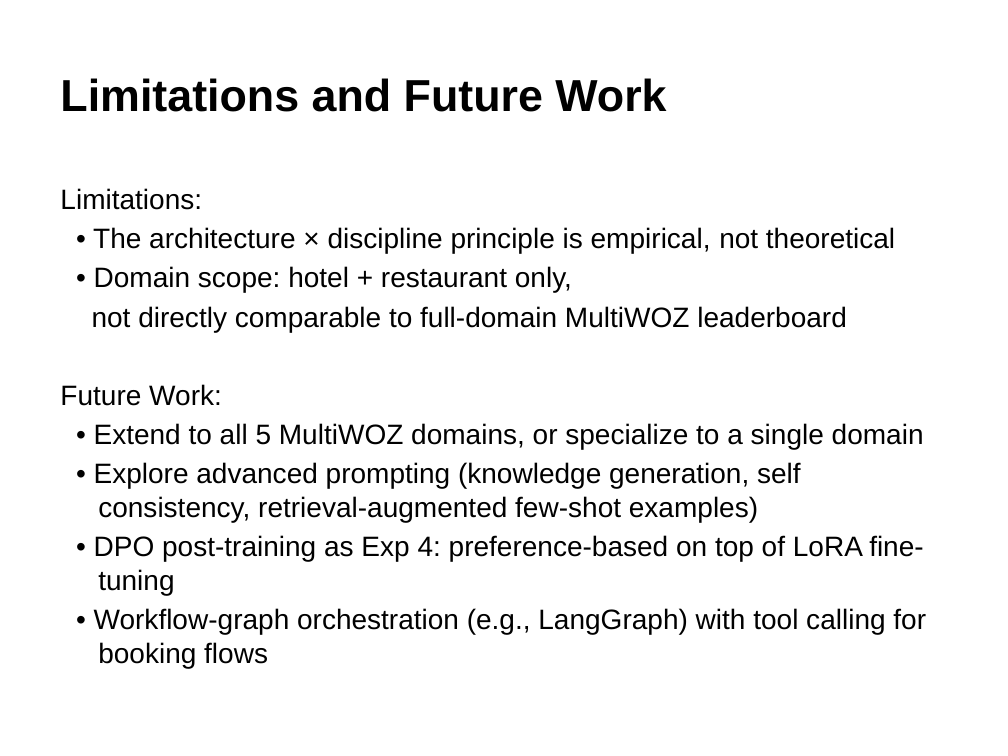
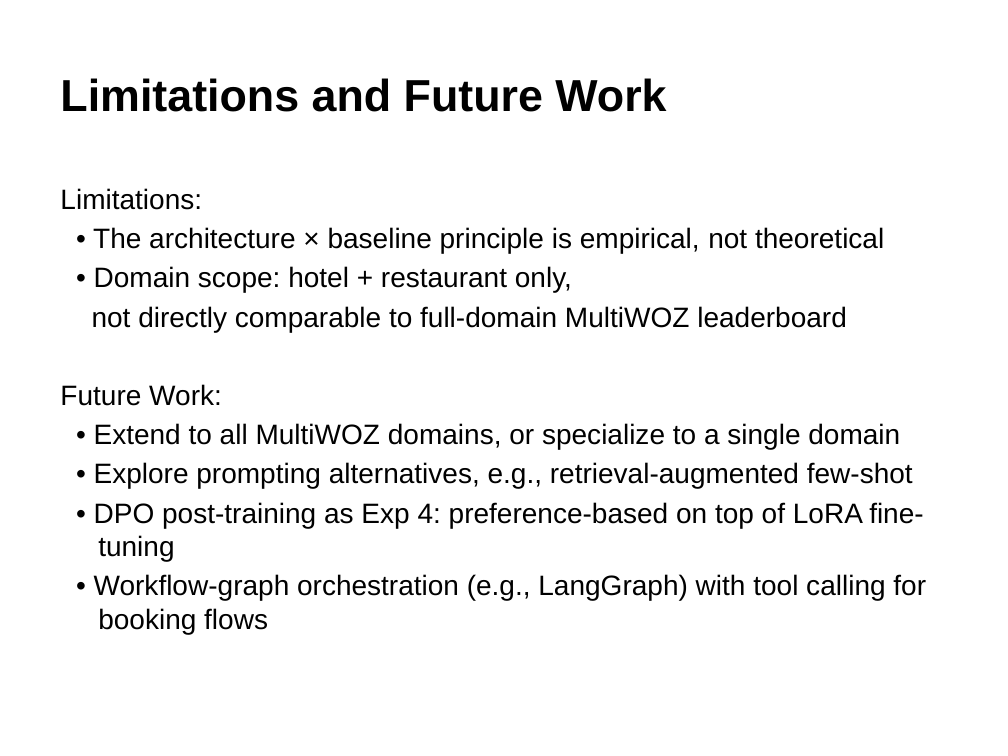
Before and after one commit to GiX007/mlp4cs, a slide deck: slide 17 of docs/presentation.pptx. Drawn at 1008x756 pixels with LibreOffice and Linux fonts; fonts in the diff are those of the drawing. Boxes give left, top, right and bottom in pixels: in the first picture for what was removed or moved away, otherwise in the second. Text is boxed around its words. In the diff, an @@ line names an element or a change of style, - is before the commit and + after.

```diff
--- a/docs/presentation.pptx
+++ b/docs/presentation.pptx
@@ text at [93, 227, 884, 253]: text changed @@
-• The architecture × discipline principle is empirical, not theoretical
+• The architecture × baseline principle is empirical, not theoretical
@@ text at [94, 423, 913, 489]: text changed @@
-• Extend to all 5 MultiWOZ domains, or specialize to a single domain
-• Explore advanced prompting (knowledge generation, self consistency, retrieval-augmented few-shot examples)
+• Extend to all MultiWOZ domains, or specialize to a single domain
+• Explore prompting alternatives, e.g., retrieval-augmented few-shot
```
Also in this commit, not shown: 9 other slides changed, 2 other files.
